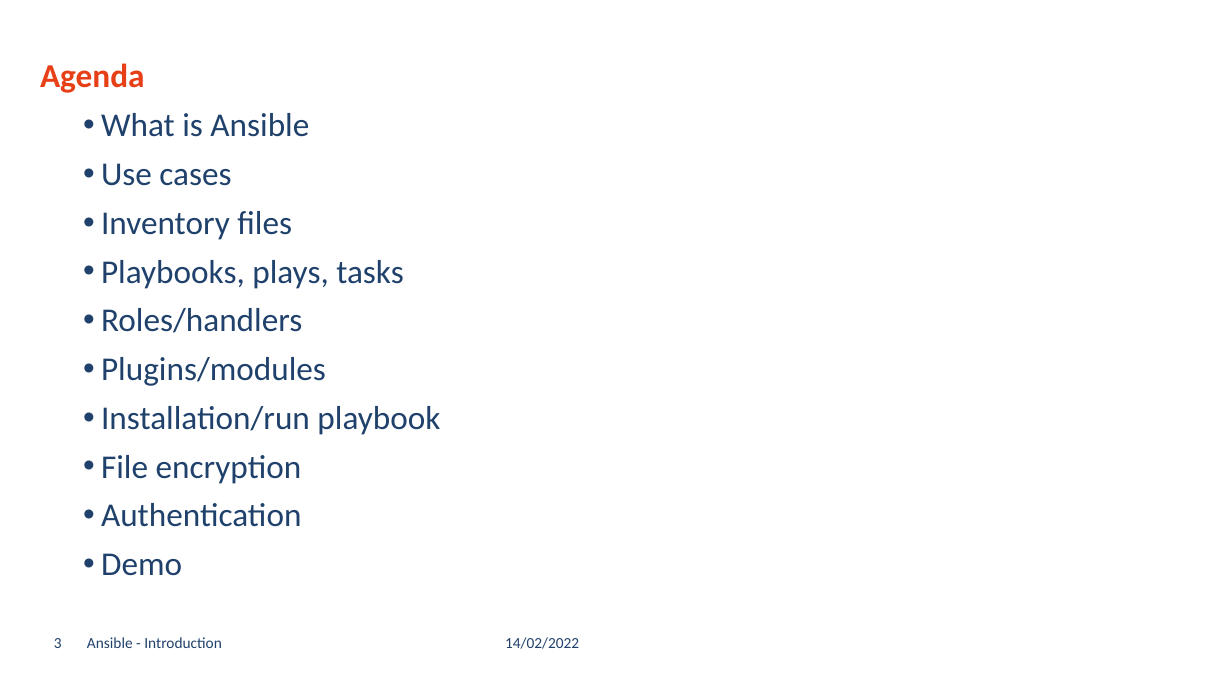
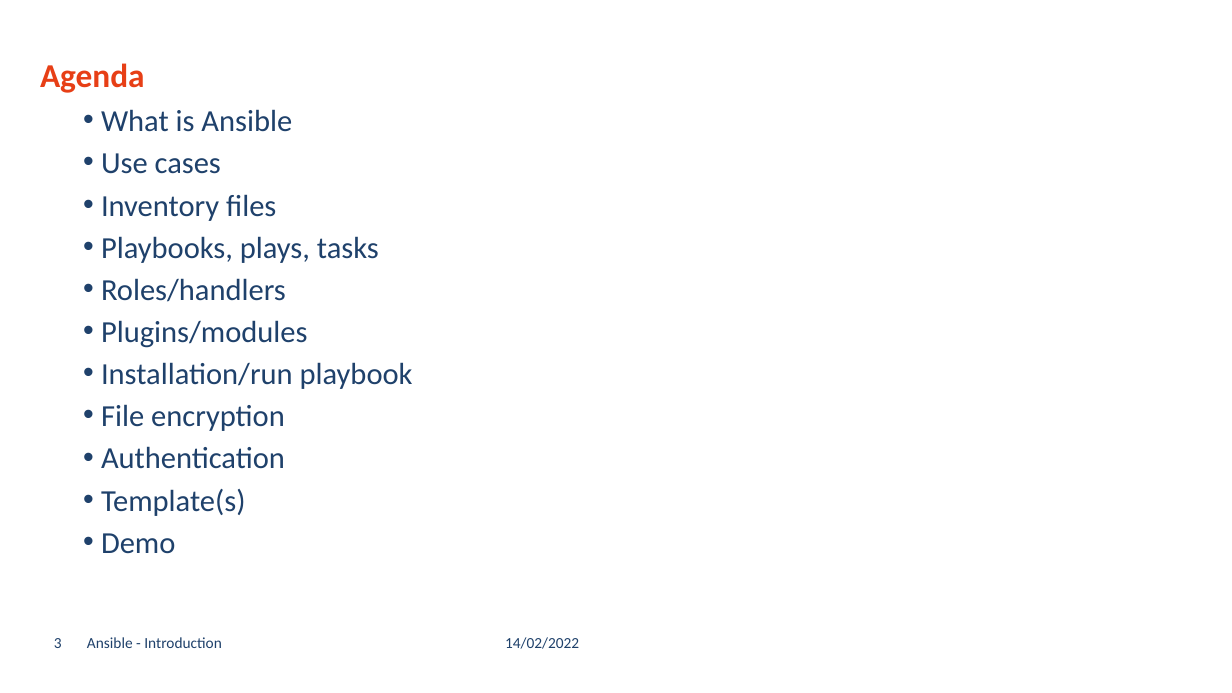
Before and after one commit to GerritVanMol/Ansible_Introduction-21_22, a slide deck: slide 3 of Documents/Ansible_BasicsAndHowToGetStarted.pptx. Drawn at 1232x693 pixels with LibreOffice and Linux fonts; fonts in the diff are those of the drawing; background and template pictures are left out. Boxes give left, top, right and bottom in pixels: in the first picture for what was removed or moved away, otherwise in the second. Text is boxed around its words. In the diff, an @@ line names an element or a change of style, - is before the commit and + after.

Commit message:
update PPT

```diff
--- a/Documents/Ansible_BasicsAndHowToGetStarted.pptx
+++ b/Documents/Ansible_BasicsAndHowToGetStarted.pptx
@@ text at (101,109,413,554): size 25.9 to 23.8 pt; line spacing 0.9 to 0.8 @@
@@ text at (101,489,245,516): paragraph added @@
+• Template(s)
```
Also in this commit, not shown: 2 other files.
